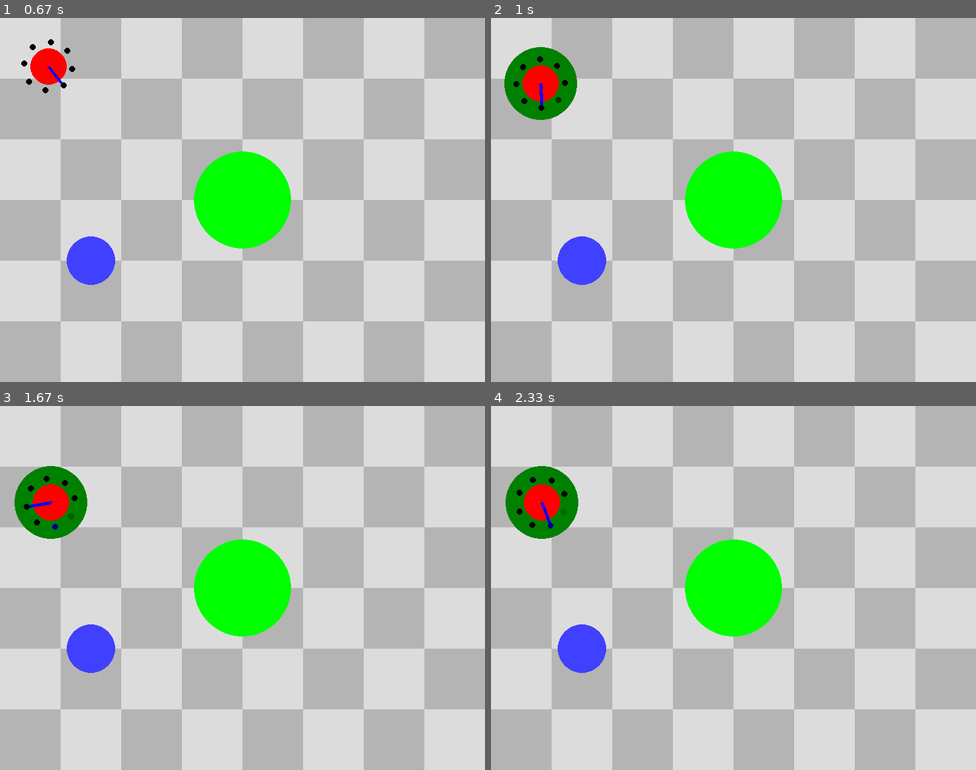
Above: before the commit, frames 1-4 (two rows, left to right).
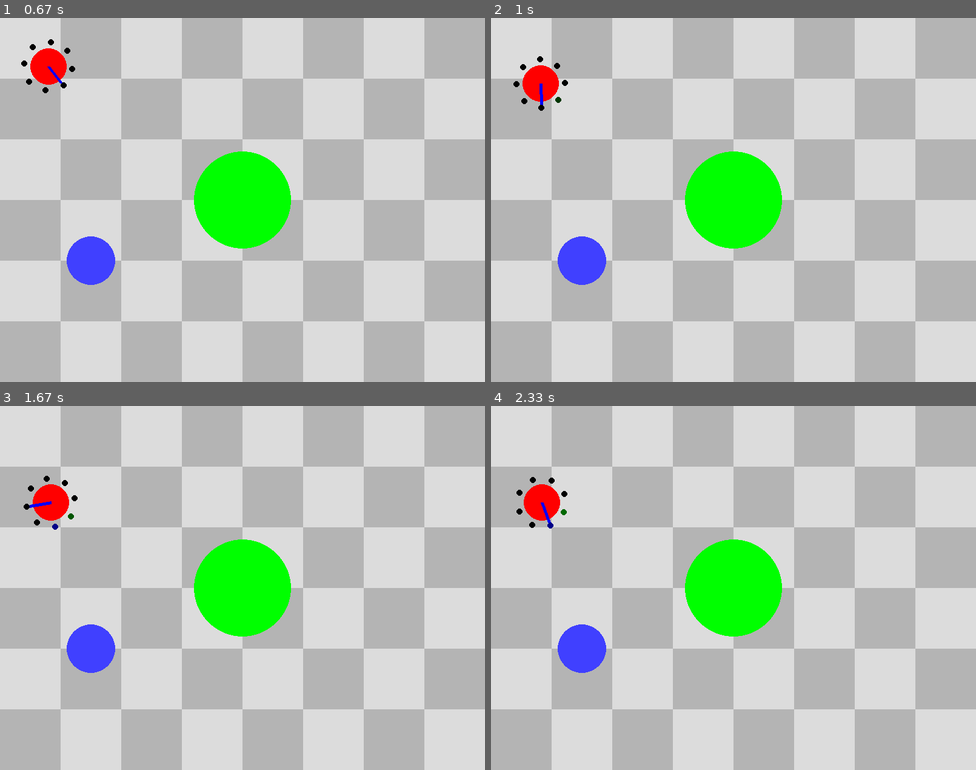
Above: after the commit, the same moments.

Repository: MarkelZ/Mini-Gym
Game: pygame game, started from scripts/manual_control.py
Same seed, same stepped clock (60 frames per second), same inputs: the game is played once before the commit and once after it.
Inputs:
- Up to frame 1 (0.67 s): hold D from 0.33 s (still down)
- Up to frame 2 (1 s): release D at 0.8 s; hold W from 0.83 s (still down)
- Up to frame 3 (1.67 s): release W at 1.13 s; hold D 1.17-1.63 s
- Up to frame 4 (2.33 s): hold A 1.67-2.2 s; hold A from 2.23 s (still down)

Frame 1 is identical in both runs. In frame 2, 1.6% of the frame differs, in the area x 2-18%, y 8-28%; in frame 3, 1.6%; in frame 4, 1.6%.

Commit message:
Add demo

Diff:
--- a/scripts/manual_control.py
+++ b/scripts/manual_control.py
@@ -10,7 +10,7 @@
 # Window settings
 WIDTH, HEIGHT = 800, 600
 screen = pygame.display.set_mode((WIDTH, HEIGHT))
-pygame.display.set_caption("Safety Gymnasium Clone")
+pygame.display.set_caption("Mini-Gym")
 
 # Clock controls the frame rate
 clock = pygame.time.Clock()
--- a/scripts/render_agent.py
+++ b/scripts/render_agent.py
@@ -27,7 +27,7 @@
 # Window settings
 WIDTH, HEIGHT = 800, 600
 screen = pygame.display.set_mode((WIDTH, HEIGHT))
-pygame.display.set_caption("Safety Gymnasium Clone")
+pygame.display.set_caption("Mini-Gym")
 
 # Clock controls the frame rate
 clock = pygame.time.Clock()
--- a/src/minigym/render/pygame_renderer.py
+++ b/src/minigym/render/pygame_renderer.py
@@ -32,7 +32,7 @@
         # Visualize cost and reward
         if self.env.cost() > 0:
             pygame.draw.circle(surface, (128, 0, 0), robot.pos, robot.geom.radius * 2)
-        elif self.env.reward() > 0:
+        elif self.env.reward() >= 1.0 - 1e-5:
             pygame.draw.circle(surface, (0, 128, 0), robot.pos, robot.geom.radius * 2)
 
         # Draw pos and angle
Not shown, added: minigym-demo.mp4
